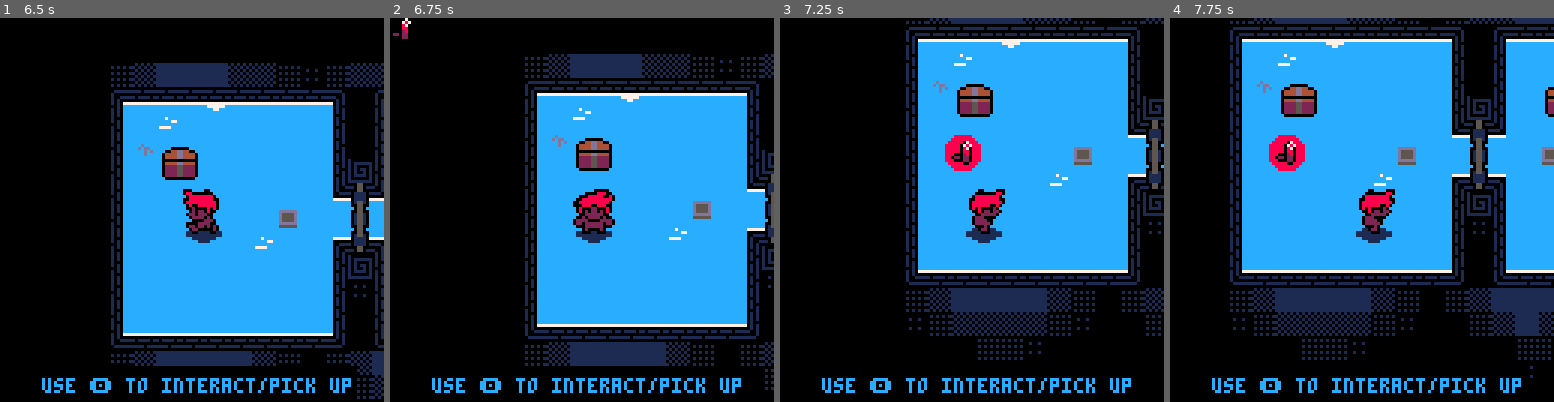
Above: before the commit, frames 1-4 (left to right).
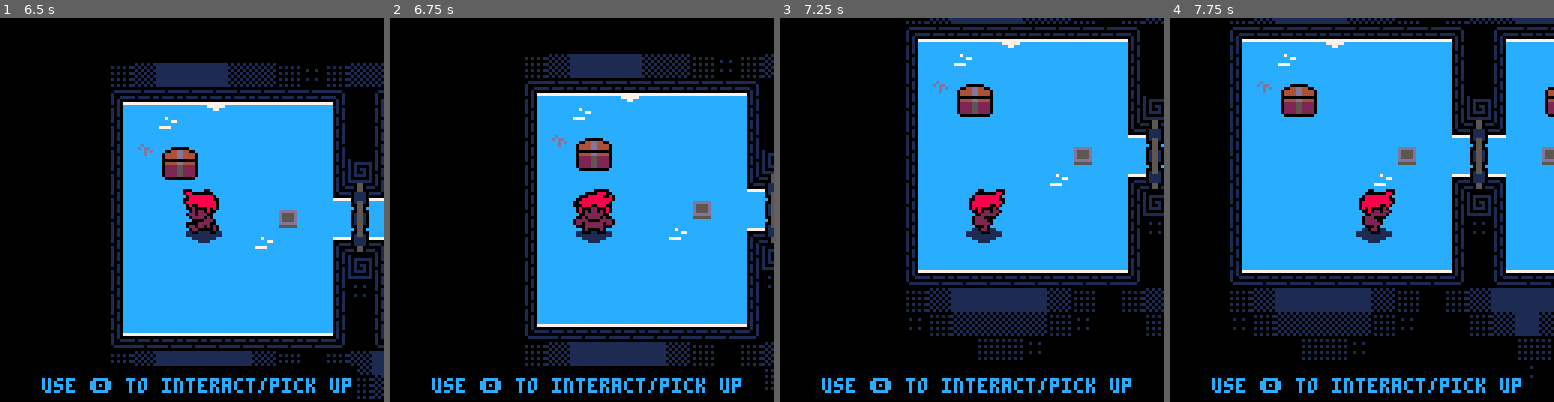
Above: after the commit, the same moments.

Repository: Kiyotoko/gamejam
Game: PICO-8 cartridge game.p8
The game is run twice, just before and just after one commit, with the same random seed, the same clock (stepped at 60 frames per second) and the same inputs.
Inputs:
- Up to frame 1 (6.5 s): tap O (Z key) at 0.33, 0.7, 1.43, 2.22, 3.1, 3.98, 4.87, 5.75 s; tap X (X key) at 1.07, 2.07, 2.4, 2.73, 3.07, 3.4, 3.73, 4.07, 4.4, 4.73, 5.07, 5.4, 5.73, 6.07, 6.4 s; hold Left 1.97-2.37 s; hold Down 2.42-2.82 s; hold Right 2.87-3.53 s; hold Up 3.58-4.08 s; hold Right 4.13-4.53 s; hold Down 4.58-5.08 s; hold Left 5.13-5.8 s; hold Up 5.85-6.18 s; hold Left from 6.23 s (still down)
- Up to frame 2 (6.75 s): release Left at 6.63 s; tap O (Z key) at 6.63 s; hold Down from 6.68 s (still down); tap X (X key) at 6.73 s
- Up to frame 3 (7.25 s): tap X (X key) at 7.07 s; release Down at 7.08 s; hold Right from 7.13 s (still down)
- Up to frame 4 (7.75 s): keep holding Right; tap X (X key) at 7.4, 7.73 s; tap O (Z key) at 7.52 s

Frame 1 is identical in both runs. In frame 2, 0.1% of the frame differs, in the area x 0-6%, y 0-6%; in frame 3, 0.7%, in the area x 42-53%, y 30-40%; in frame 4, 0.7%.

Commit message:
Fix numeric overflow

Diff:
--- a/items.lua
+++ b/items.lua
@@ -68,7 +68,8 @@
     for _, pickup in pairs(pickups) do
         local dx = to_pixel(pickup.x) - to_map_x(player.x)
         local dy = to_pixel(pickup.y) - to_map_y(player.y)
-        if (dx * dx + dy * dy < action_range) and (player.timeout == 0) then
+        local dist = abs(dx^2 + dy^2)
+        if (dist < action_range) and (player.timeout == 0) then
             local item = pickup.sprite - (t_rel % 2) * 16
             fine("picked up " .. item_names[item] .."!")
             add(player.items, item)
@@ -101,10 +102,12 @@
     -- check for chests
     for _, chest in pairs(chests) do
 		if chest.closed then
-			local dx = to_pixel(chest.x+1) - to_map_x(player.x)
-			local dy = to_pixel(chest.y+1) - to_map_y(player.y)
-			if dx * dx + dy * dy < action_range then
+			local cdx = to_pixel(chest.x+1) - to_map_x(player.x)
+			local cdy = to_pixel(chest.y+1) - to_map_y(player.y)
+            local dist = abs(cdx^2 + cdy^2)
+			if dist < action_range then
 				place_item(chest.x+0.5, chest.y+1.5, chest.drops)
+                warn("" .. dist)
 				chest.closed = false
 				player.timeout = 10
 				for x=0, 1 do
@@ -137,7 +140,8 @@
     for _, item in pairs(pickups) do
         local dx = to_pixel(item.x - to_map_column(x))
         local dy = to_pixel(item.y - to_map_row(y))
-        if dx*dx+dy*dy < item_range then return true end
+        local dist = abs(dx^2 + dy^2)
+        if dist < item_range then return true end
     end
     return false
 end
--- a/main.lua
+++ b/main.lua
@@ -76,6 +76,7 @@
 	local sx = max(0, flr(player.x/8))
 	local sy = min(max(0, flr(player.y/8)), 13)
 	map(sx, sy, sx*8-player.x,sy*8-player.y, 18, 18)
+	-- map(0, 0, -player.x, -player.y, 127, 31)
 
 	-- draw player
 	if player.animation.tick > 7 then
